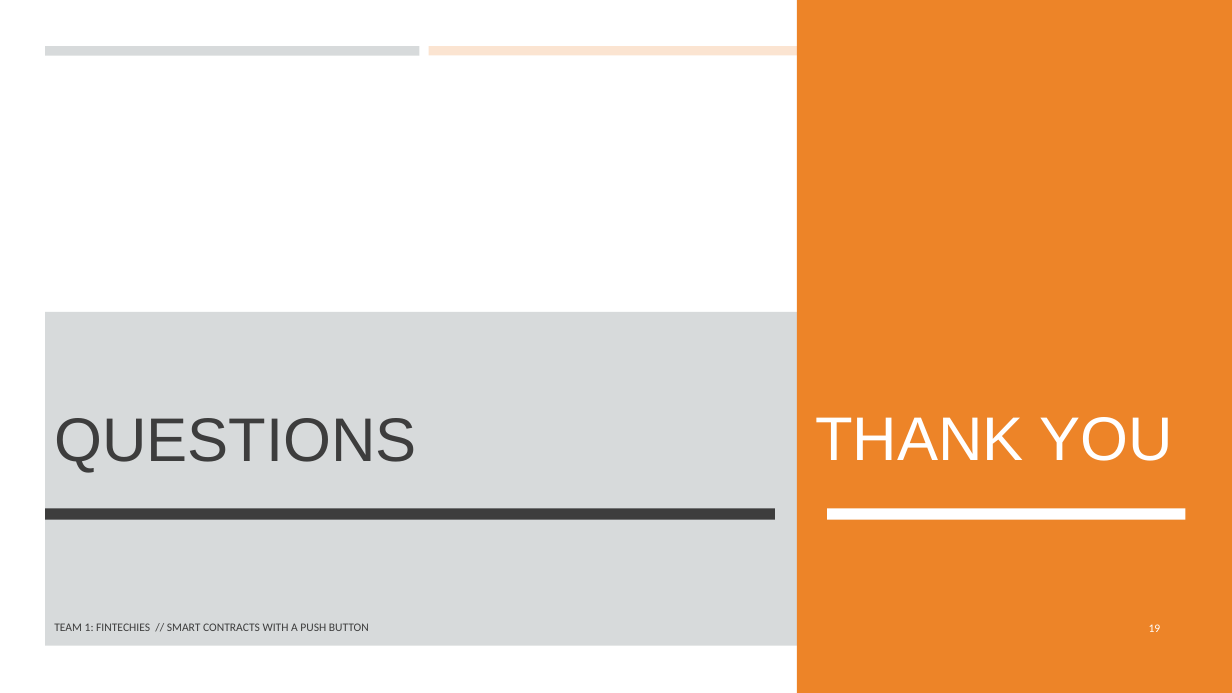
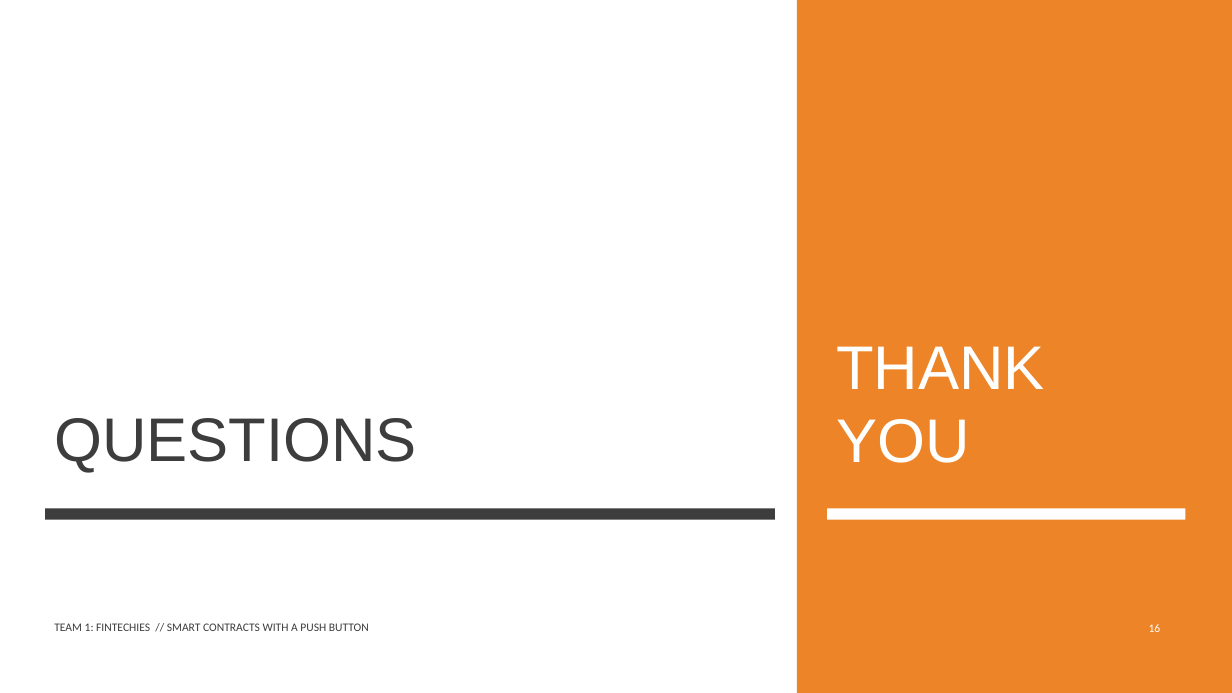
Before and after one commit to maitree7/BlocHome_DeFi, a slide deck: slide 16 of Presentation/Bloc_Home_20201012.pptx (slide 19 before the commit). Drawn at 1232x693 pixels with LibreOffice and Linux fonts; fonts in the diff are those of the drawing. Boxes give left, top, right and bottom in pixels: in the first picture for what was removed or moved away, otherwise in the second. Text is boxed around its words. In the diff, an @@ line names an element or a change of style, - is before the commit and + after.

```diff
--- a/Presentation/Bloc_Home_20201012.pptx
+++ b/Presentation/Bloc_Home_20201012.pptx
@@ background #FFFFFF at 79% opacity to #FFFFFF @@
@@ rectangle at bbox=[0, 0, 1232, 693]: fill #FFFFFF at 79% opacity to #FFFFFF @@
@@ rectangle removed at bbox=[45, 46, 420, 55] @@
@@ rectangle removed at bbox=[429, 46, 803, 55] @@
@@ subtitle "THANK YOU" rewrapped from bbox=[815, 417, 1173, 461] to bbox=[836, 346, 1045, 463] @@
@@ rectangle removed at bbox=[45, 311, 1184, 645] @@
```
Also in this commit, not shown: 11 other slides changed, 3 slides removed, 3 other files.
